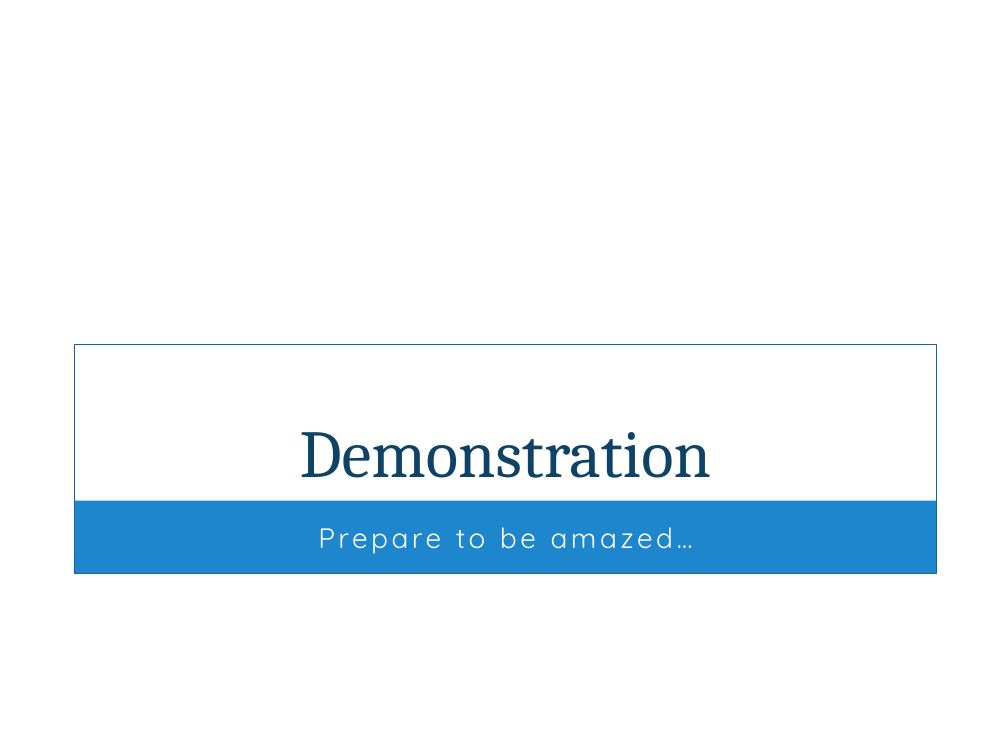
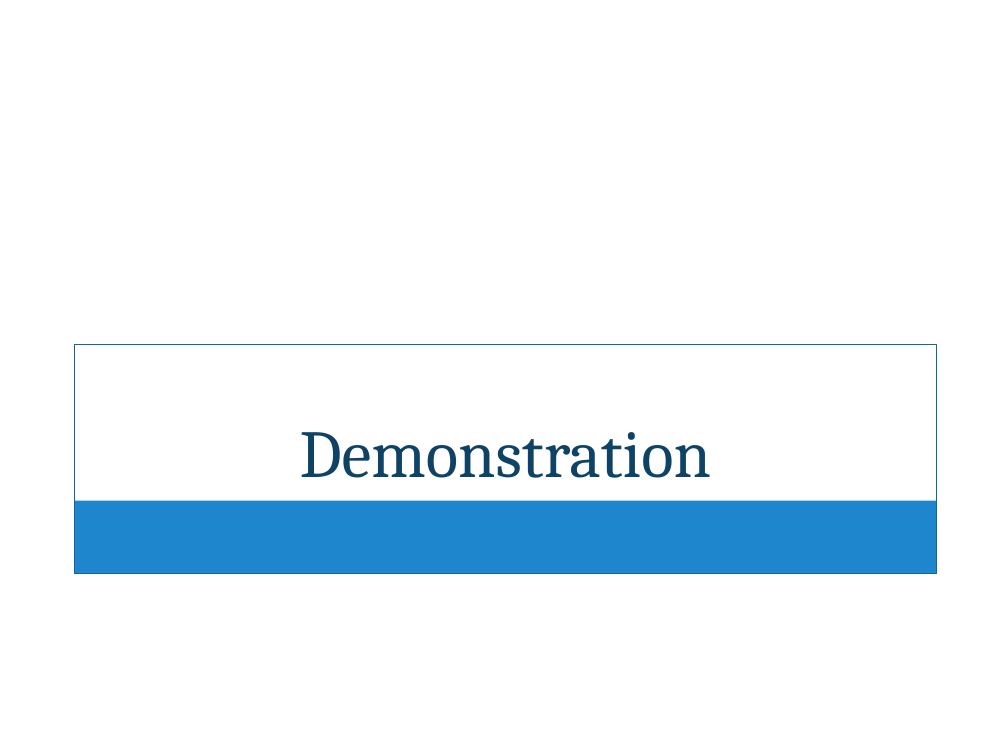
Before and after one commit to amh0029/Masters_Proj, a slide deck: slide 7 of Documentation/MastersDefense.pptx. Drawn at 1008x756 pixels with LibreOffice and Linux fonts; fonts in the diff are those of the drawing; background and template pictures are left out. Boxes give left, top, right and bottom in pixels: in the first picture for what was removed or moved away, otherwise in the second. Text is boxed around its words. In the diff, an @@ line names an element or a change of style, - is before the commit and + after.

Commit message:
Masters PPT

```diff
--- a/Documentation/MastersDefense.pptx
+++ b/Documentation/MastersDefense.pptx
@@ text removed at [318, 527, 673, 554] @@
-Prepare to be amazed…
```
